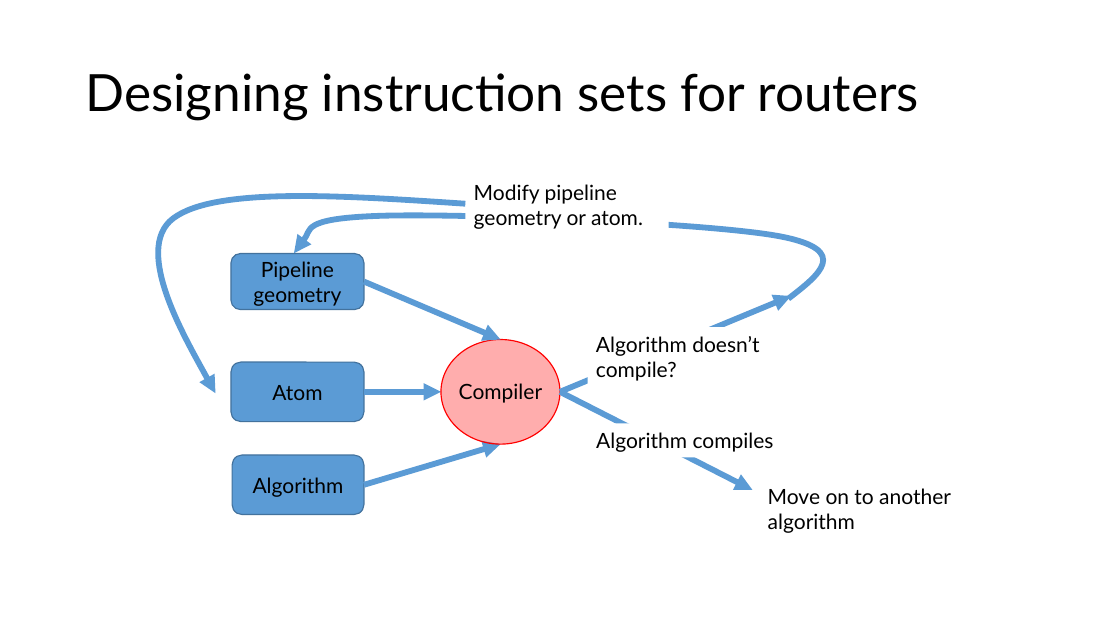
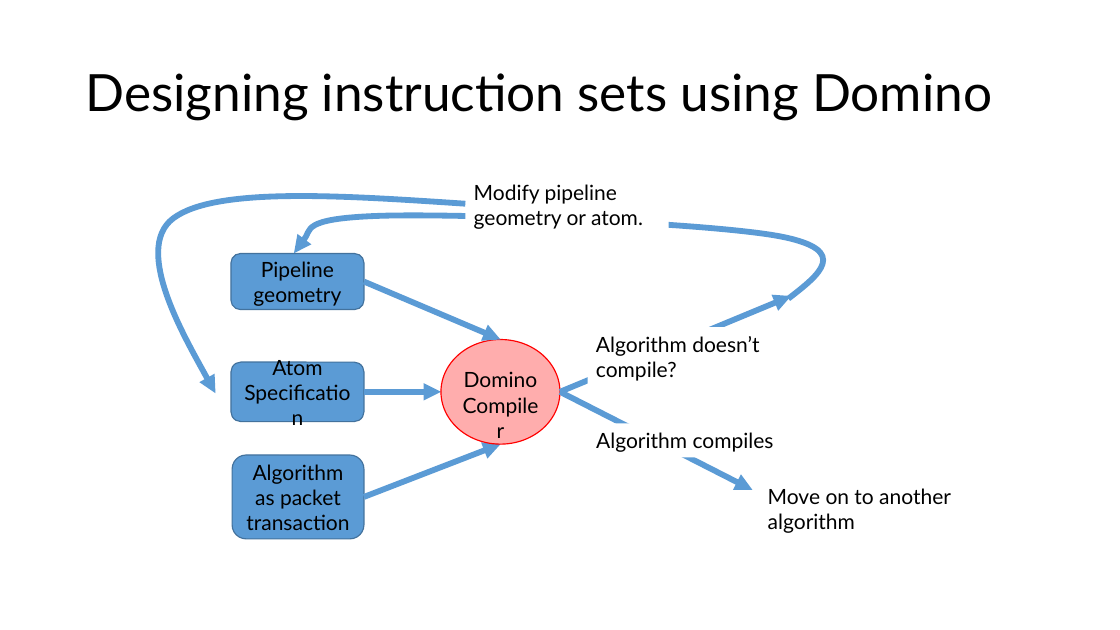
Before and after one commit to anirudhSK/pifo-domino-marple-ppts, a slide deck: slide 11 of uw_talk.pptx. Drawn at 1120x630 pixels with LibreOffice and Linux fonts; fonts in the diff are those of the drawing. Boxes give left, top, right and bottom in pixels: in the first picture for what was removed or moved away, otherwise in the second. Text is boxed around its words. In the diff, an @@ line names an element or a change of style, - is before the commit and + after.

```diff
--- a/uw_talk.pptx
+++ b/uw_talk.pptx
@@ title at bbox=[85, 73, 992, 120]: text changed @@
-Designing instruction sets for routers
+Designing instruction sets using Domino
@@ text in rounded rectangle at bbox=[231, 362, 364, 422]: paragraph added @@
+Specification
@@ text "Domino": place and size @@
-text "Domino" at bbox=[459, 383, 542, 403]
+text "Domino" at bbox=[464, 371, 538, 387]
@@ text at bbox=[464, 371, 538, 387]: paragraph added @@
+Domino
@@ arrow moved from (364, 485) - (501, 444) to (364, 497) - (501, 444) @@
@@ rounded rectangle "Algorithm as packet transaction": place and size @@
-rounded rectangle "Algorithm as packet transaction" at bbox=[232, 455, 364, 515]
+rounded rectangle "Algorithm as packet transaction" at bbox=[232, 455, 364, 539]
@@ text in rounded rectangle at bbox=[246, 464, 349, 530]: text changed @@
-Algorithm
+Algorithm as packet transaction
```
Also in this commit, not shown: 13 other slides changed, 1 slide added.
